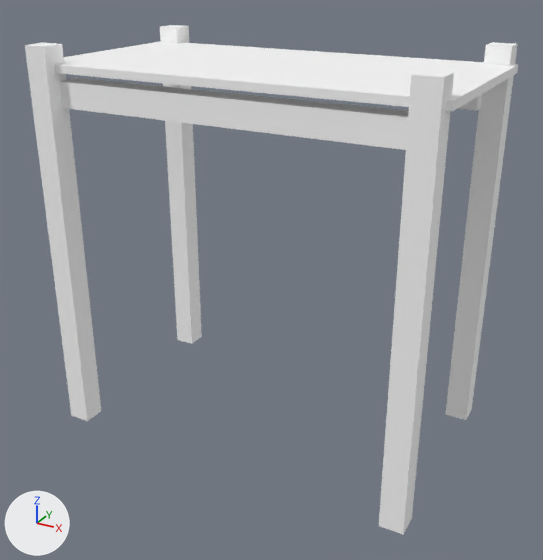
One commit to the glTF model assets/synty/simple_fantasy/models/SF_Prop_Walkway_01.glb: the scene before it, then after it.
One viewpoint serves both versions: a 50 mm lens placed at (0.0518, -0.0946, 0.0718), pointed at (0.0008, -0.0018, 0.0254). The axes (+X, +Y, +Z) are drawn at lower left. The lights are the same throughout.

Objects in the first picture: 'SF_Prop_Walkway_01'.
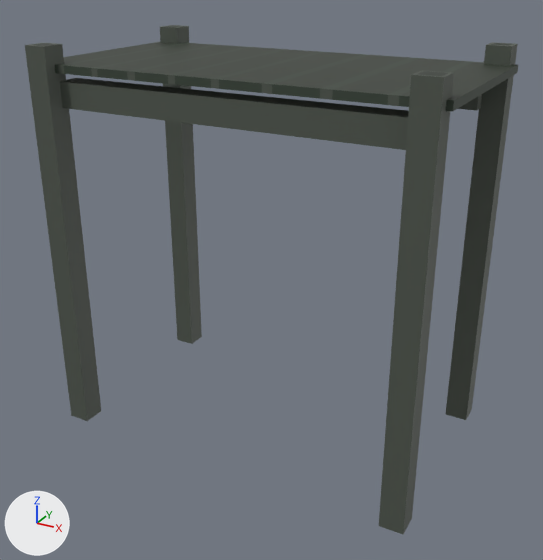
The edits, one by one:
Picture 'Undead_Footman_01' (img_undead_footman_01) is new.
In material 'lambert1' (mat_lambert1), base_color is no longer (1.0, 1.0, 1.0), white #ffffff.
In material 'lambert1' (mat_lambert1), texture is now set to img_undead_footman_01.

Location of each change, [x1, y1, x2, y2] in pixels of the pictures (543 x 560 px):
'SF_Prop_Walkway_01', surface changed
    both: [25, 25, 518, 534]
